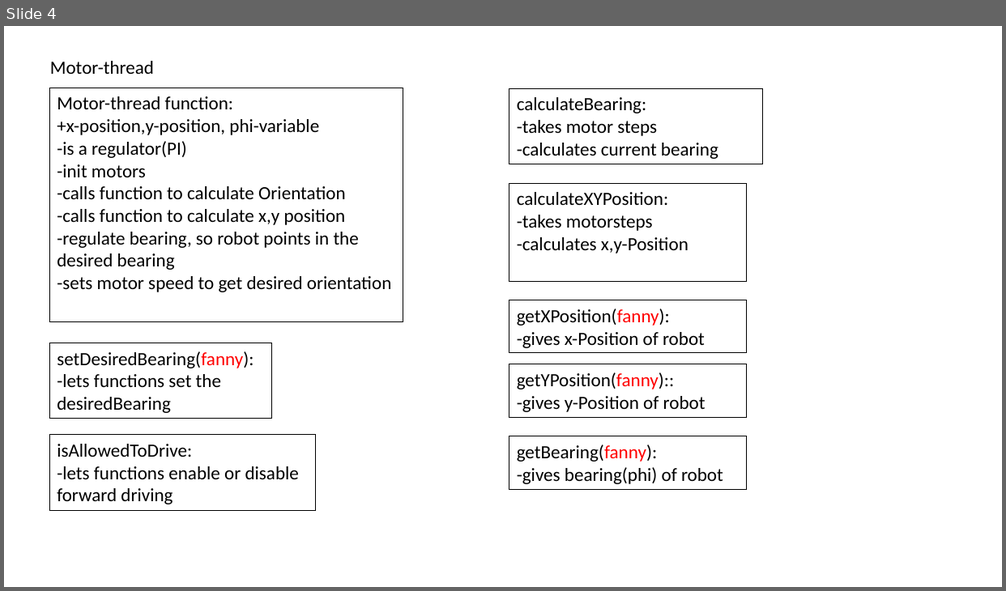
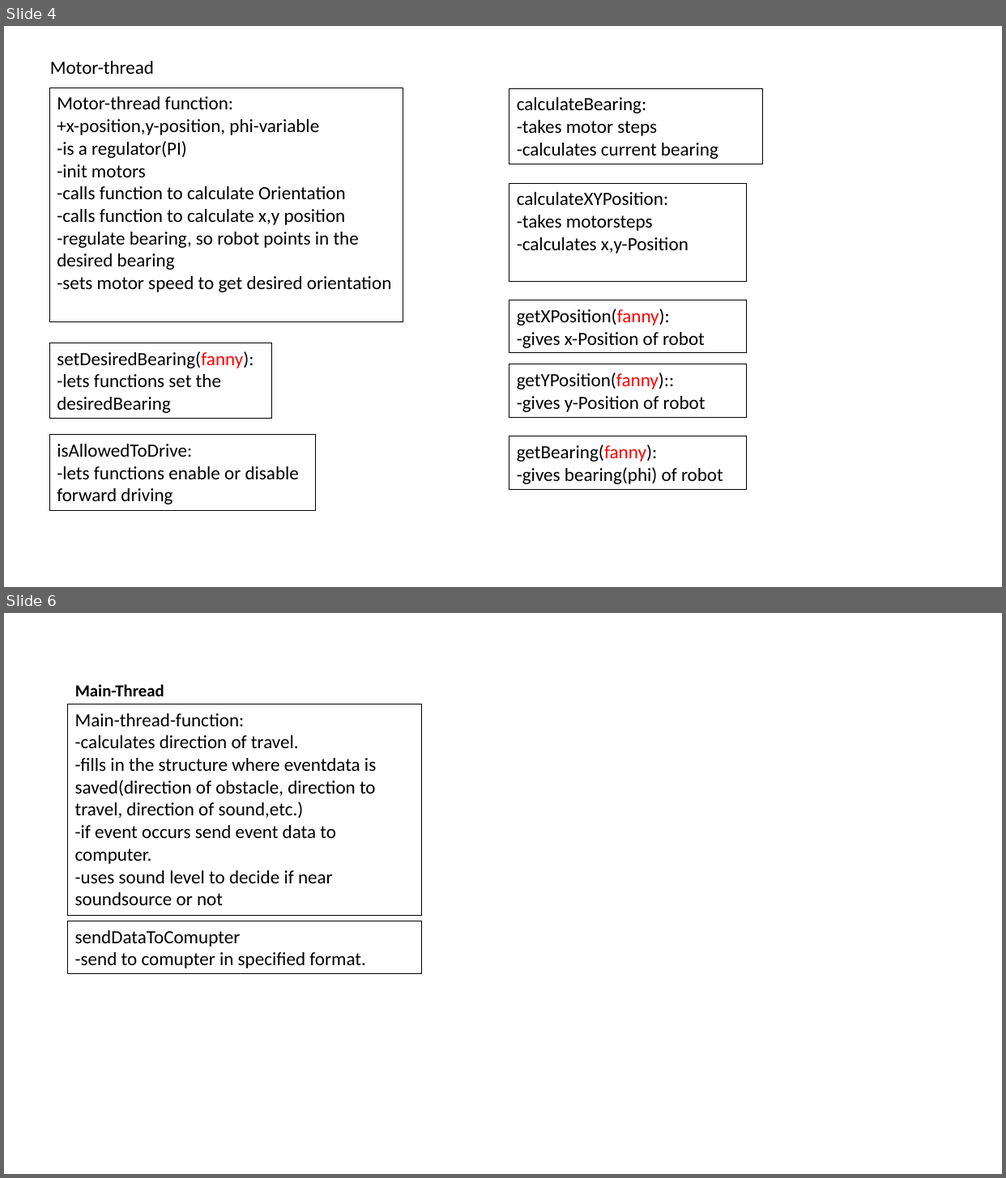
Before and after one commit to micht1/MicroinformaticsProject, a slide deck: ProjectDescribtions/MicroinformaticProgrammDescribtion.pptx. Shown one above the other, each under a label of ours: slide 4 before the commit, slides 4 and 6 after it; the slides between them are not shown. The pictures are 1006x591 and 1006x1178 pixels, drawn with LibreOffice and Linux fonts; fonts in the diff are those of the drawing. Boxes give left, top, right and bottom in pixels: in the first picture for what was removed or moved away, otherwise in the second. Text is boxed around its words. In the diff, an @@ line names an element or a change of style, - is before the commit and + after.

```diff
--- a/ProjectDescribtions/MicroinformaticProgrammDescribtion.pptx
+++ b/ProjectDescribtions/MicroinformaticProgrammDescribtion.pptx
@@ slide 6 added at box(4, 613, 1002, 1174), background #FFFFFF @@
@@ title added at box(75, 684, 164, 696), 16.2 pt, text #000000, bold @@
+Main-Thread
@@ rectangle added at box(68, 705, 421, 916), outline #000000 0.75 pt, 18 pt, text #000000 @@
+Main-thread-function:
+-calculates direction of travel.
+-fills in the structure where eventdata is saved(direction of obstacle, direction to travel, direction of sound,etc.)
+-if event occurs send event data to computer.
+-uses sound level to decide if near soundsource or not
@@ rectangle added at box(68, 922, 421, 974), outline #000000 0.75 pt, 18 pt, text #000000 @@
+sendDataToComupter
+-send to comupter in specified format.
```
Also in this commit, not shown: 2 slides changed, 1 other slide added.
